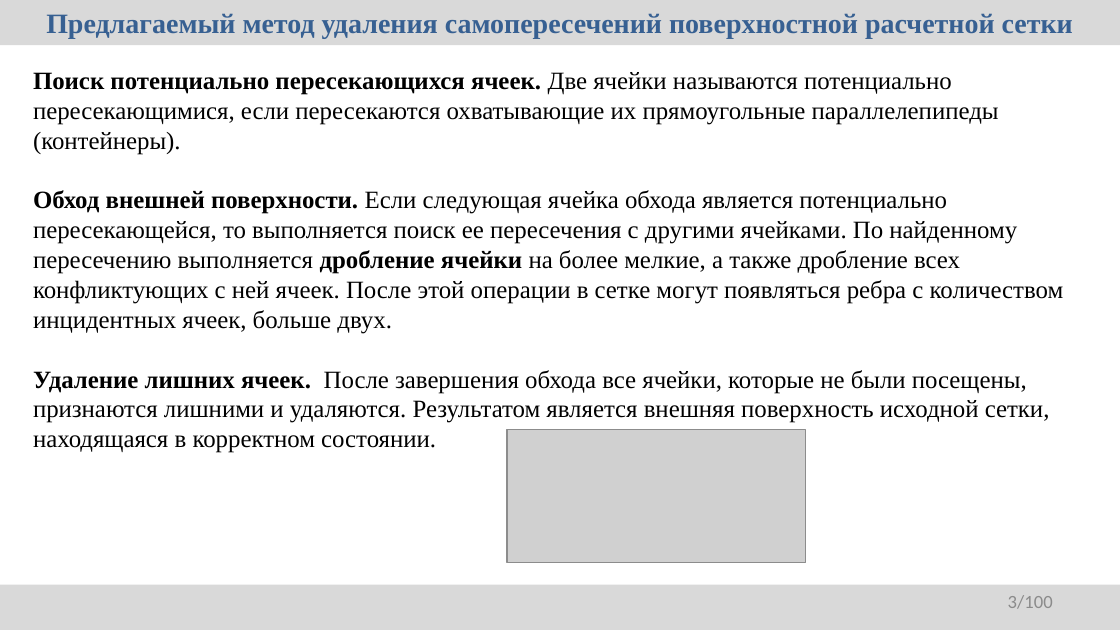
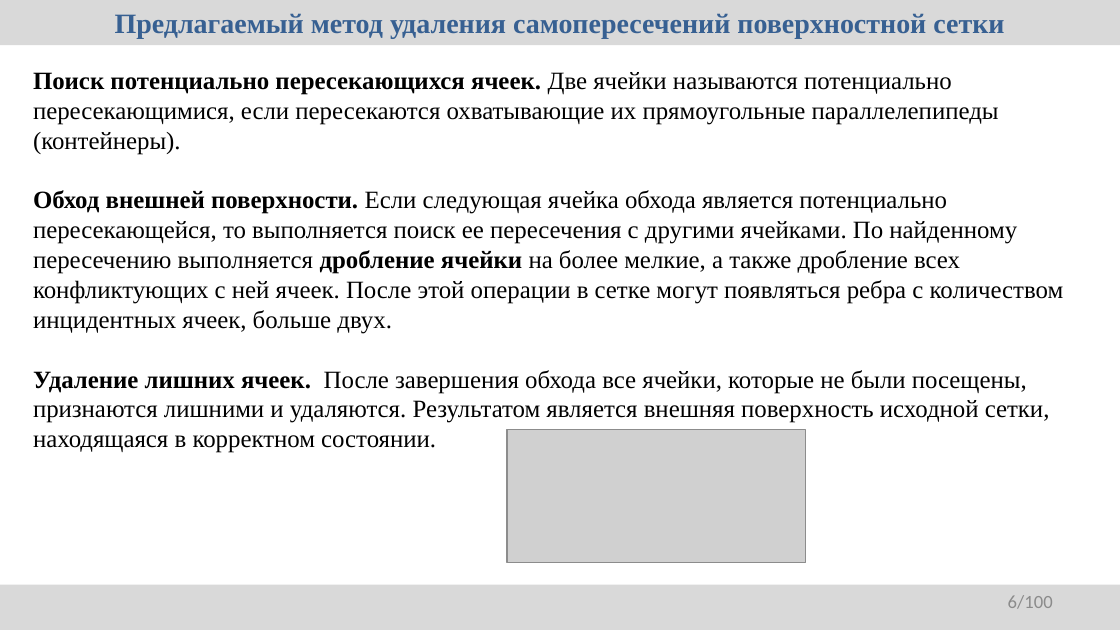
Before and after one commit to r-aax/phd, a slide deck: slide 6 of presentation/2025-10-20/rybakov.pptx (slide 3 before the commit). Drawn at 1120x630 pixels with LibreOffice and Linux fonts; fonts in the diff are those of the drawing; grey boxes stand for pictures. Boxes give left, top, right and bottom in pixels: in the first picture for what was removed or moved away, otherwise in the second. Text is boxed around its words. In the diff, an @@ line names an element or a change of style, - is before the commit and + after.

```diff
--- a/presentation/2025-10-20/rybakov.pptx
+++ b/presentation/2025-10-20/rybakov.pptx
@@ text in rectangle at box(115, 13, 1004, 39): text changed @@
-Предлагаемый метод удаления самопересечений поверхностной расчетной сетки
+Предлагаемый метод удаления самопересечений поверхностной сетки
@@ page number at box(1008, 595, 1053, 609): text changed @@
-3/100
+6/100
```
Also in this commit, not shown: 3 other slides changed, 3 slides added, 4 other files.
